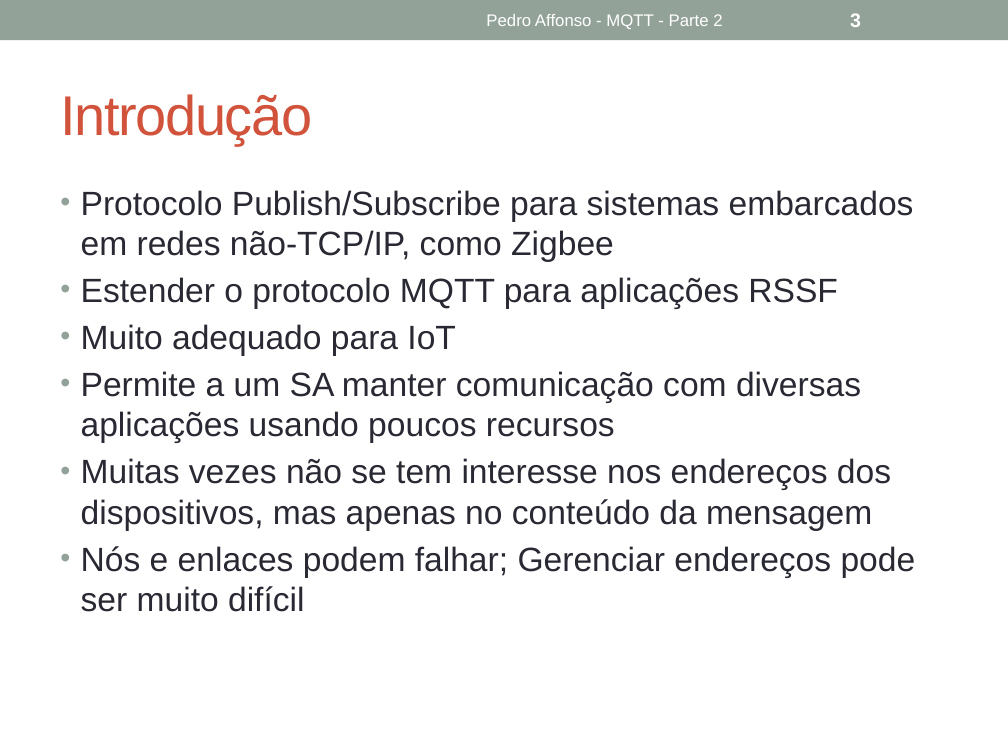
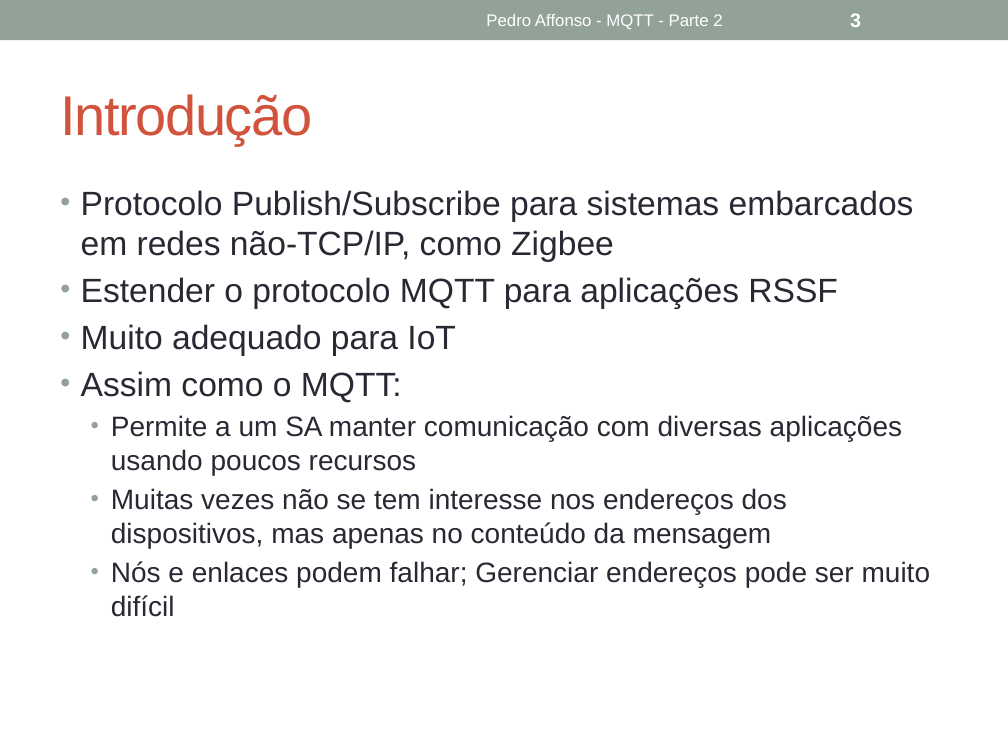
Before and after one commit to phaffonso/mo809-pedro, a slide deck: slide 3 of MQTT – Parte 2.pptx. Drawn at 1008x756 pixels with LibreOffice and Linux fonts; fonts in the diff are those of the drawing. Boxes give left, top, right and bottom in pixels: in the first picture for what was removed or moved away, otherwise in the second. Text is boxed around its words. In the diff, an @@ line names an element or a change of style, - is before the commit and + after.

```diff
--- a/MQTT – Parte 2.pptx
+++ b/MQTT – Parte 2.pptx
@@ text at bbox=[81, 371, 402, 403]: paragraph added @@
+• Assim como o MQTT:
@@ text at bbox=[111, 415, 931, 617]: size 24 to 20 pt in "Permite a um SA manter comunicação com ...", "Muitas vezes não se tem interesse nos ...", "Nós e enlaces podem falhar; Gerenciar endereços ..."; list level 1 to 2 in "Permite a um SA manter ..."; list level 1 to 2 in "Muitas vezes não se tem ..."; list level 1 to 2 in "Nós e enlaces podem falhar; ..." @@
```
Also in this commit, not shown: 3 other slides changed, 2 slides added, 6 other files.
